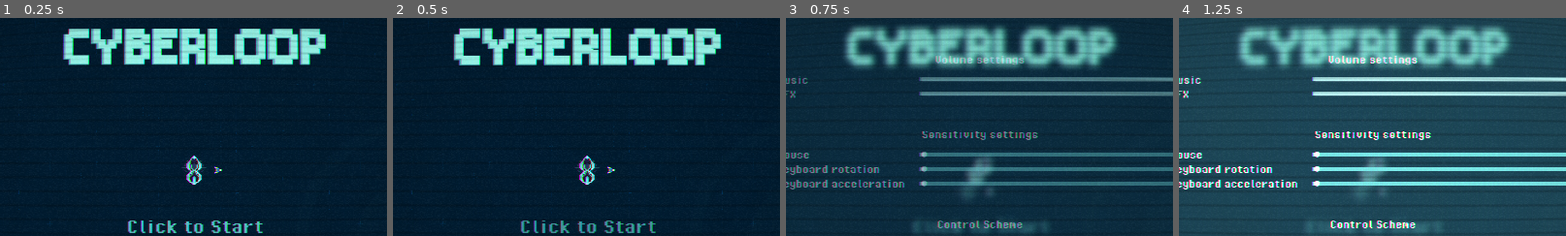
Above: before the commit, frames 1-4 (left to right).
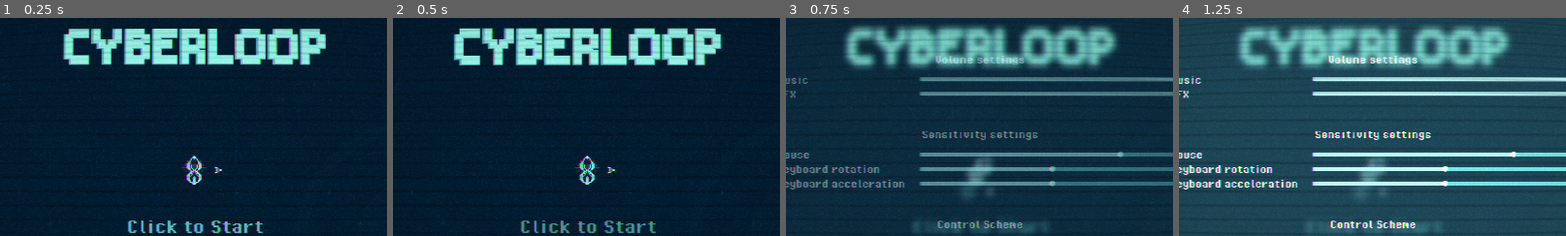
Above: after the commit, the same moments.

Repository: 20akshay00/cyberloop
Game: Godot game, scene res://scenes/world.tscn
Same seed, same stepped clock (60 frames per second), same inputs: the game is played once before the commit and once after it.
Inputs (mouse positions are % of the whole screen's width and height, from its top left):
- Up to frame 1 (0.25 s): no input
- Up to frame 2 (0.5 s): no input
- Up to frame 3 (0.75 s): click (89, 92) at 0.5 s
- Up to frame 4 (1.25 s): no input
The pictures show only the part of the screen within x 25-75%, y 15-65%; the shares and areas given below are measured in that part.

Frames 1-2 are identical in both runs. In frame 3, 2.2% of the frame differs, in the area x 34-88%, y 61-78%; in frame 4, 2.2%.

Commit message:
link sliders

Diff:
--- a/scenes/settings.tscn
+++ b/scenes/settings.tscn
@@ -33,8 +33,6 @@
 grow_horizontal = 2
 grow_vertical = 2
 script = ExtResource("1_f4mfi")
-button_base_color = null
-button_press_color = null
 
 [node name="ColorRect" type="ColorRect" parent="."]
 material = SubResource("ShaderMaterial_6wm04")
@@ -154,12 +152,16 @@
 theme_override_font_sizes/font_size = 32
 text = "Mouse"
 
-[node name="HSlider" type="HSlider" parent="VBoxContainer/Sensitivity/MouseSensitivity"]
-custom_minimum_size = Vector2(650, 0)
-layout_mode = 2
-size_flags_horizontal = 8
-size_flags_vertical = 4
-theme_override_styles/slider = SubResource("StyleBoxFlat_36l1p")
+[node name="MouseSlider" type="HSlider" parent="VBoxContainer/Sensitivity/MouseSensitivity"]
+custom_minimum_size = Vector2(650, 0)
+layout_mode = 2
+size_flags_horizontal = 8
+size_flags_vertical = 4
+theme_override_styles/slider = SubResource("StyleBoxFlat_36l1p")
+min_value = 2.0
+max_value = 5.0
+step = 0.01
+value = 2.0
 
 [node name="RotationSensitivity" type="HBoxContainer" parent="VBoxContainer/Sensitivity"]
 custom_minimum_size = Vector2(1000, 0)
@@ -173,12 +175,16 @@
 theme_override_font_sizes/font_size = 32
 text = "Keyboard rotation"
 
-[node name="HSlider" type="HSlider" parent="VBoxContainer/Sensitivity/RotationSensitivity"]
-custom_minimum_size = Vector2(650, 0)
-layout_mode = 2
-size_flags_horizontal = 8
-size_flags_vertical = 4
-theme_override_styles/slider = SubResource("StyleBoxFlat_36l1p")
+[node name="RotationSlider" type="HSlider" parent="VBoxContainer/Sensitivity/RotationSensitivity"]
+custom_minimum_size = Vector2(650, 0)
+layout_mode = 2
+size_flags_horizontal = 8
+size_flags_vertical = 4
+theme_override_styles/slider = SubResource("StyleBoxFlat_36l1p")
+min_value = 2.0
+max_value = 6.0
+step = 0.01
+value = 2.0
 
 [node name="AccSensitivity" type="HBoxContainer" parent="VBoxContainer/Sensitivity"]
 custom_minimum_size = Vector2(1000, 0)
@@ -192,12 +198,16 @@
 theme_override_font_sizes/font_size = 32
 text = "Keyboard acceleration"
 
-[node name="HSlider" type="HSlider" parent="VBoxContainer/Sensitivity/AccSensitivity"]
-custom_minimum_size = Vector2(650, 0)
-layout_mode = 2
-size_flags_horizontal = 8
-size_flags_vertical = 4
-theme_override_styles/slider = SubResource("StyleBoxFlat_36l1p")
+[node name="AccSlider" type="HSlider" parent="VBoxContainer/Sensitivity/AccSensitivity"]
+custom_minimum_size = Vector2(650, 0)
+layout_mode = 2
+size_flags_horizontal = 8
+size_flags_vertical = 4
+theme_override_styles/slider = SubResource("StyleBoxFlat_36l1p")
+min_value = 600.0
+max_value = 1000.0
+step = 10.0
+value = 600.0
 
 [node name="HSeparator2" type="HSeparator" parent="VBoxContainer"]
 modulate = Color(1, 1, 1, 0)
@@ -256,6 +266,9 @@
 texture_normal = ExtResource("3_6wm04")
 stretch_mode = 5
 
+[connection signal="value_changed" from="VBoxContainer/Sensitivity/MouseSensitivity/MouseSlider" to="." method="_on_mouse_slider_value_changed"]
+[connection signal="value_changed" from="VBoxContainer/Sensitivity/RotationSensitivity/RotationSlider" to="." method="_on_rotation_slider_value_changed"]
+[connection signal="value_changed" from="VBoxContainer/Sensitivity/AccSensitivity/AccSlider" to="." method="_on_acc_slider_value_changed"]
 [connection signal="toggled" from="VBoxContainer/ControlScheme/Buttons/MouseButton" to="." method="_on_mouse_button_toggled"]
 [connection signal="toggled" from="VBoxContainer/ControlScheme/Buttons/KeyboardButton" to="." method="_on_keyboard_button_toggled"]
 [connection signal="toggled" from="VBoxContainer/ControlScheme/Buttons/ControllerButton" to="." method="_on_controller_button_toggled"]
--- a/scripts/settings.gd
+++ b/scripts/settings.gd
@@ -8,9 +8,14 @@
 @onready var controller_btn = $VBoxContainer/ControlScheme/Buttons/ControllerButton
 @onready var shader_material: ShaderMaterial = $ColorRect.material
 
+@onready var rotation_slider: HSlider = $VBoxContainer/Sensitivity/RotationSensitivity/RotationSlider
+@onready var acc_slider: HSlider = $VBoxContainer/Sensitivity/AccSensitivity/AccSlider
+@onready var mouse_slider: HSlider = $VBoxContainer/Sensitivity/MouseSensitivity/MouseSlider
 
 var button_map: Dictionary
 var tween: Tween
+
+var _is_active = false
 
 func _ready():
 	if Config.platform_mobile:
@@ -28,6 +33,10 @@
 		btn.toggled.connect(_on_control_button_toggled.bind(btn))
 
 	_update_buttons(Config.control_scheme)
+
+	mouse_slider.value = Config.cursor_sensitivity
+	acc_slider.value = Config.acceleration_sensitivity
+	rotation_slider.value = Config.rotation_sensitivity
 
 func _process(delta: float) -> void:
 	if Input.is_action_just_pressed("exit"):
@@ -48,6 +57,9 @@
 			btn.button_pressed = false
 
 func activate() -> void:
+	if _is_active: return
+	_is_active = true
+
 	show()
 	var col = shader_material.get_shader_parameter("tint_color")
 
@@ -58,6 +70,9 @@
 	tween.tween_property(shader_material, "shader_parameter/tint_color", Color(col.r, col.g, col.b, 0.16), 0.5)
 
 func deactivate() -> void:
+	if not _is_active: return
+	_is_active = false
+
 	Config.save()
 	var col = shader_material.get_shader_parameter("tint_color")
 	get_tree().paused = false
@@ -72,3 +87,12 @@
 		func():
 			hide()
 	)
+
+func _on_acc_slider_value_changed(value: float) -> void:
+	Config.acceleration_sensitivity = value
+
+func _on_rotation_slider_value_changed(value: float) -> void:
+	Config.rotation_sensitivity = value
+
+func _on_mouse_slider_value_changed(value: float) -> void:
+	Config.cursor_sensitivity = value
--- a/scripts/ui.gd
+++ b/scripts/ui.gd
@@ -29,6 +29,10 @@
 
 func _process(delta: float) -> void:
 	power_bar.value = player.power
+
+	if Input.is_action_just_pressed("exit"):
+		$Settings.activate()
+		get_tree().paused = true
 
 func _on_player_health_changed() -> void:
 	if tween: tween.kill()
